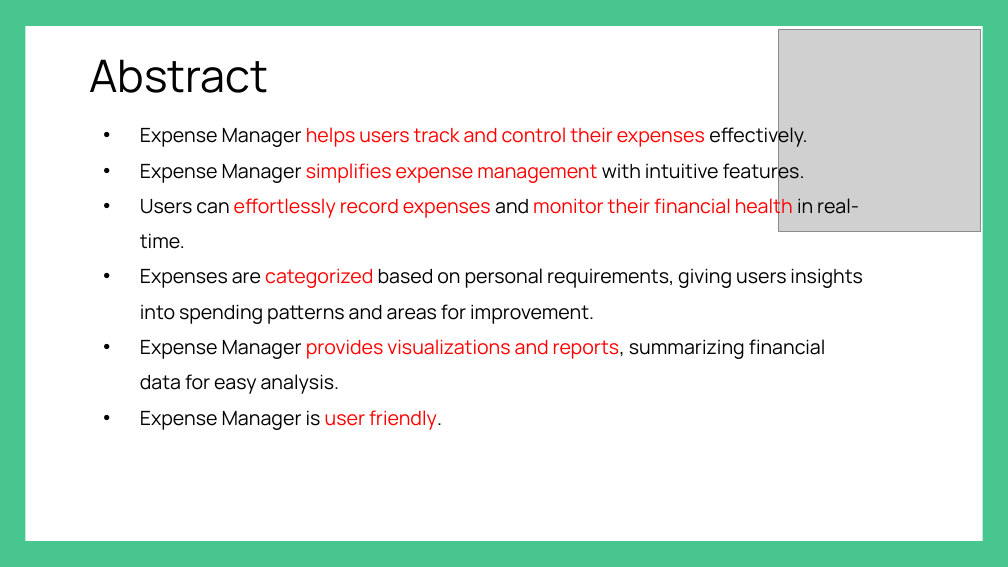
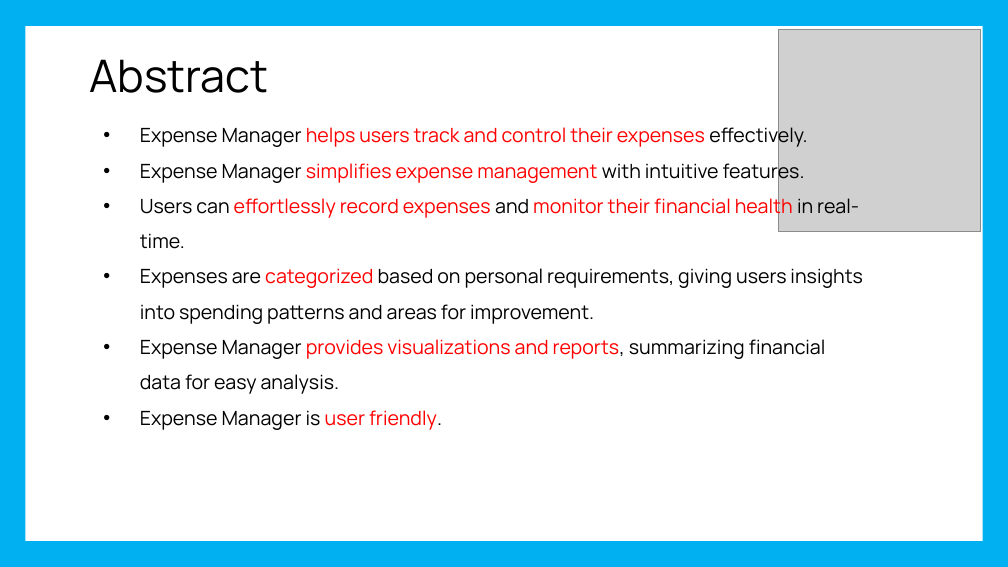
Before and after one commit to nithin200051/ExpenseManager, a slide deck: slide 2 of ExpenseManager-main/Project Presentation/Expense PPT.pptx. Drawn at 1008x567 pixels with LibreOffice and Linux fonts; fonts in the diff are those of the drawing; grey boxes stand for pictures. Boxes give left, top, right and bottom in pixels: in the first picture for what was removed or moved away, otherwise in the second. Text is boxed around its words. In the diff, an @@ line names an element or a change of style, - is before the commit and + after.

```diff
--- a/ExpenseManager-main/Project Presentation/Expense PPT.pptx
+++ b/ExpenseManager-main/Project Presentation/Expense PPT.pptx
@@ background #47C78F to #00B0F0 @@
```
Also in this commit, not shown: 13 other slides changed.
